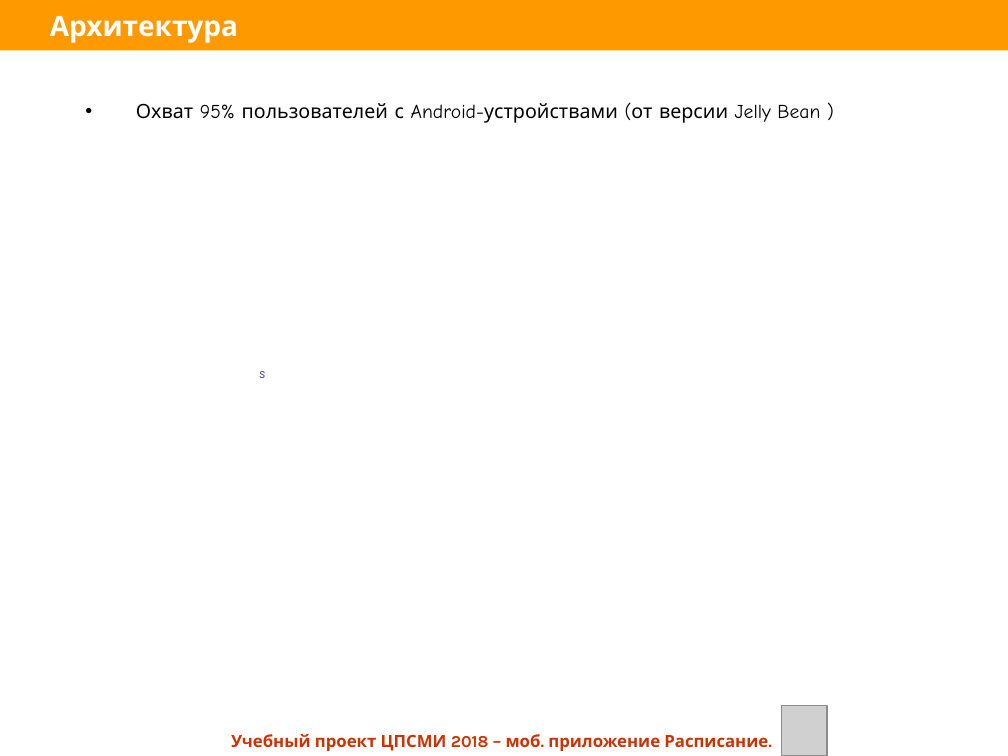
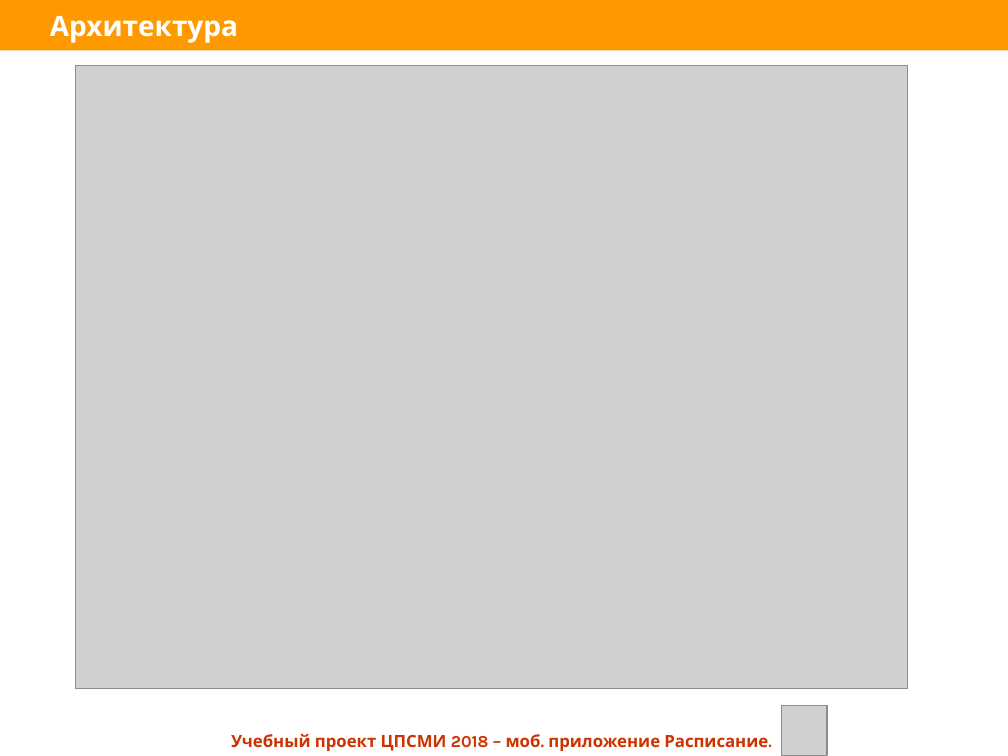
Before and after one commit to elena-roshchina/schedule-cpsmi, a slide deck: slide 4 of Itinerary2.ppt. Drawn at 1008x756 pixels with LibreOffice and Linux fonts; fonts in the diff are those of the drawing; grey boxes stand for pictures. Boxes give left, top, right and bottom in pixels: in the first picture for what was removed or moved away, otherwise in the second. Text is boxed around its words. In the diff, an @@ line names an element or a change of style, - is before the commit and + after.

```diff
--- a/Itinerary2.ppt
+++ b/Itinerary2.ppt
@@ picture added at (x1=76, y1=66, x2=907, y2=689) @@
@@ text removed at (x1=136, y1=103, x2=820, y2=123) @@
-• Охват 95% пользователей с Android-устройствами (от версии Jelly Bean )
@@ text removed at (x1=259, y1=371, x2=265, y2=378) @@
-s
```
Also in this commit, not shown: 2 other slides changed, 4 slides added, 5 slides removed.
